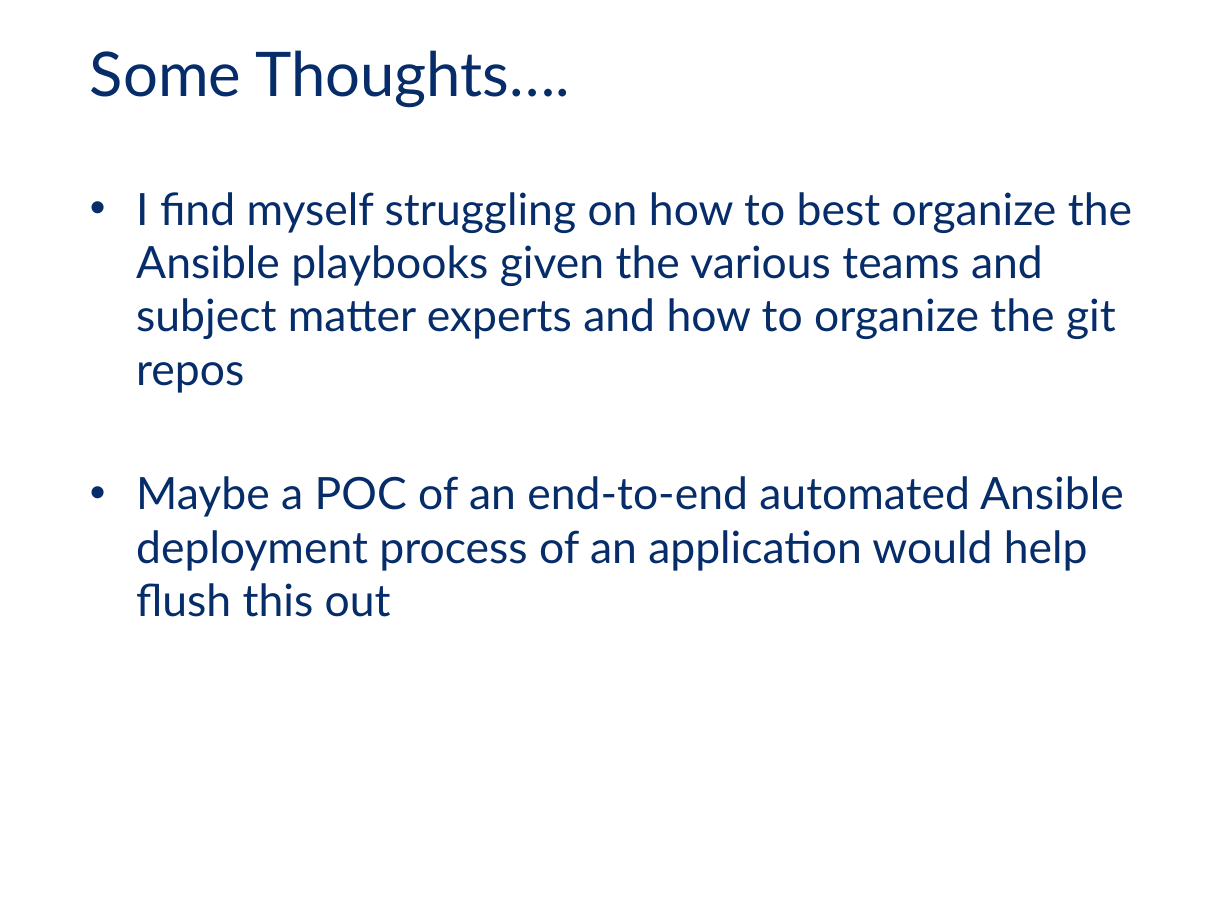
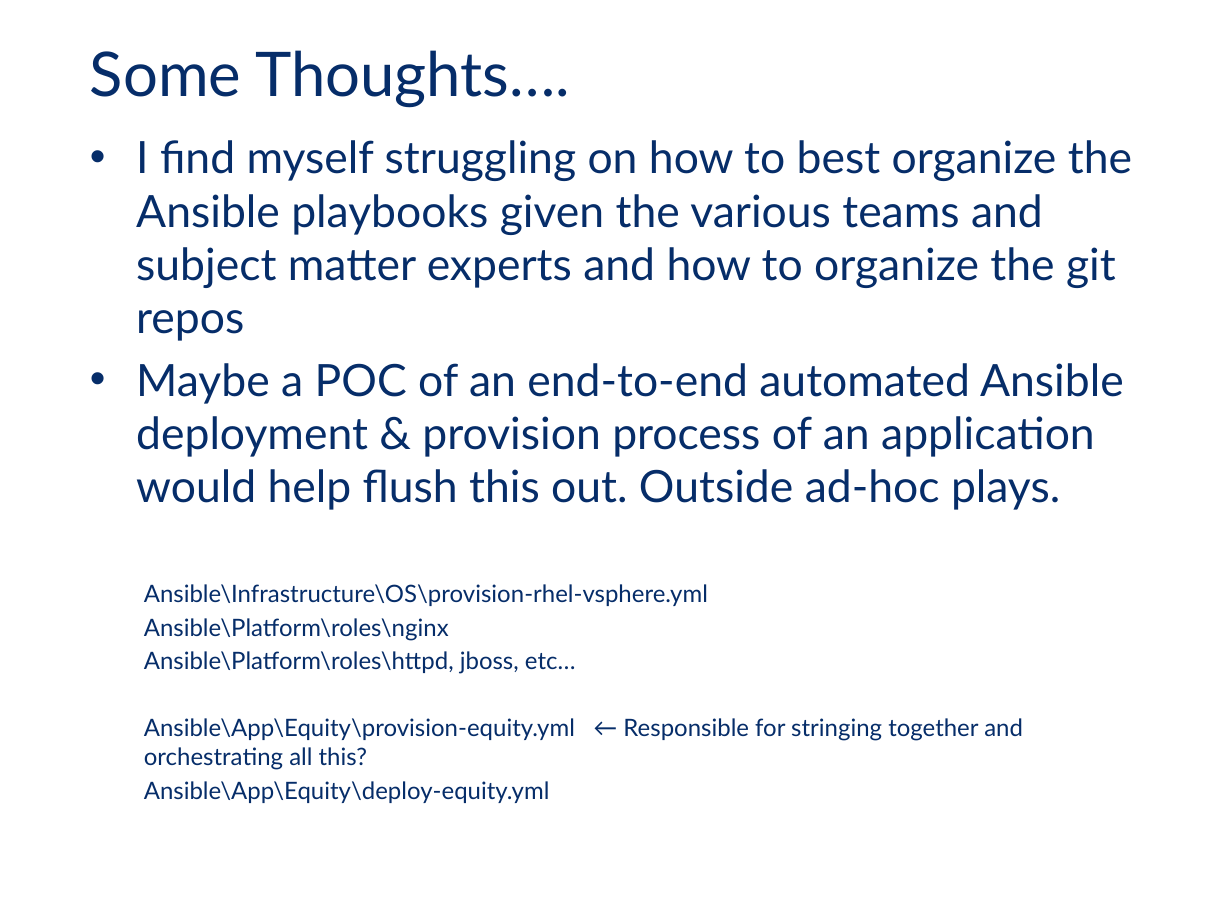
Before and after one commit to sarlindo/ansibledemo, a slide deck: slide 13 of TMX_Ansible_KnowledgeSharing.pptx. Drawn at 1232x924 pixels with LibreOffice and Linux fonts; fonts in the diff are those of the drawing; background and template pictures are left out. Boxes give left, top, right and bottom in pixels: in the first picture for what was removed or moved away, otherwise in the second. Text is boxed around its words. In the diff, an @@ line names an element or a change of style, - is before the commit and + after.

```diff
--- a/TMX_Ansible_KnowledgeSharing.pptx
+++ b/TMX_Ansible_KnowledgeSharing.pptx
@@ text "I find myself struggling on ...": place and size @@
-text "I find myself struggling on ..." at [136, 192, 1132, 617]
+text "I find myself struggling on ..." at [136, 140, 1132, 803]
@@ text at [136, 363, 1124, 803]: text changed; size 26 to 14 pt @@
-• Maybe a POC of an end-to-end automated Ansible deployment process of an application would help flush this out
+• Maybe a POC of an end-to-end automated Ansible deployment & provision process of an application would help flush this out. Outside ad-hoc plays.
+  Ansible\Infrastructure\OS\provision-rhel-vsphere.yml
+  Ansible\Platform\roles\nginx
+  Ansible\Platform\roles\httpd, jboss, etc…
+  Ansible\App\Equity\provision-equity.yml ← Responsible for stringing together and orchestrating all this?
+  Ansible\App\Equity\deploy-equity.yml
```
